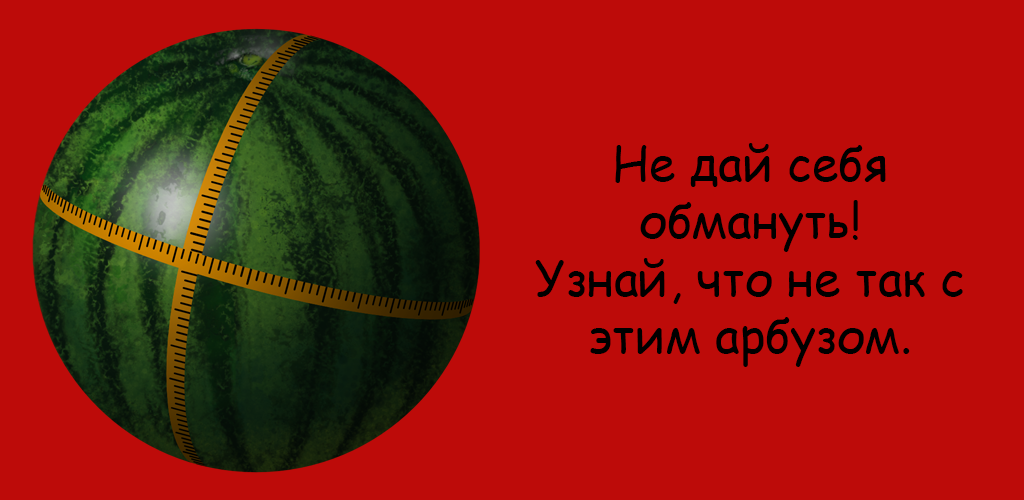
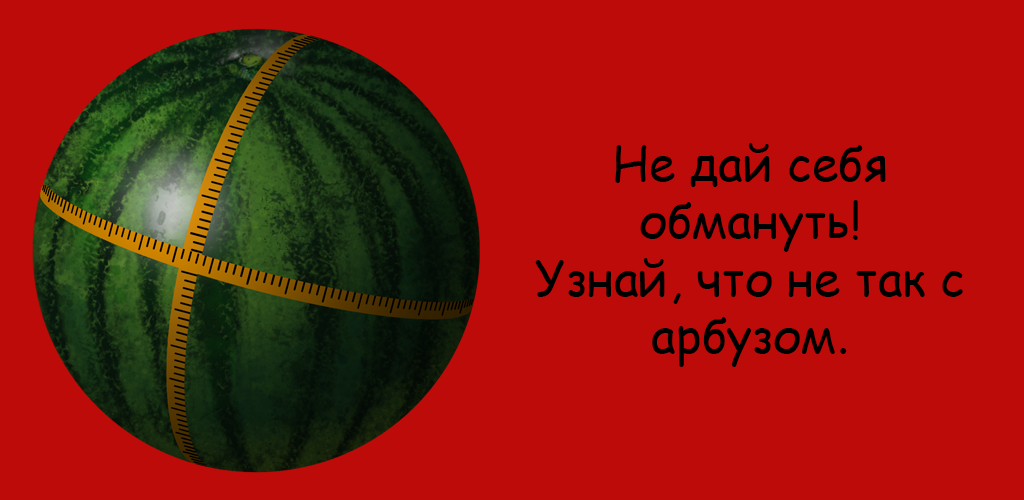
Comparing the layer stacks of the two w=1024, h=500 images. Changes:
renamed "Не дай себя обмануть! Узнай, что не так с этим арбузом." to "Не дай себя обмануть! Узнай, что не так с арбузом.", painted on it over [590, 317, 910, 367]
